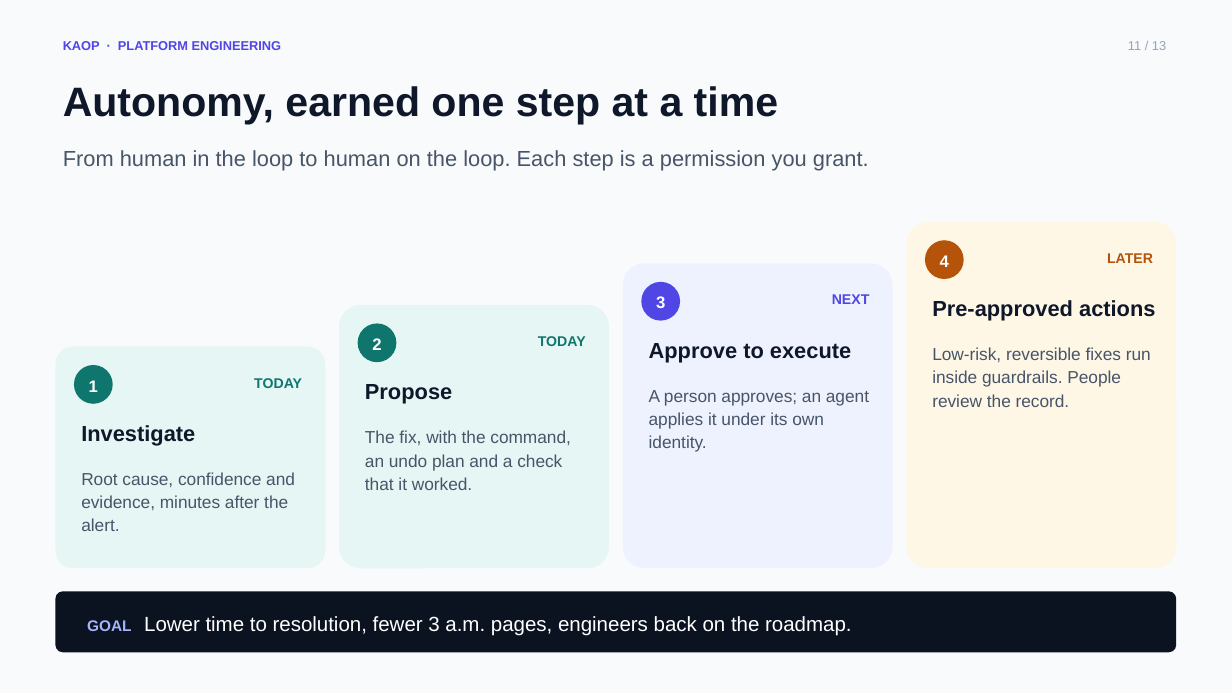
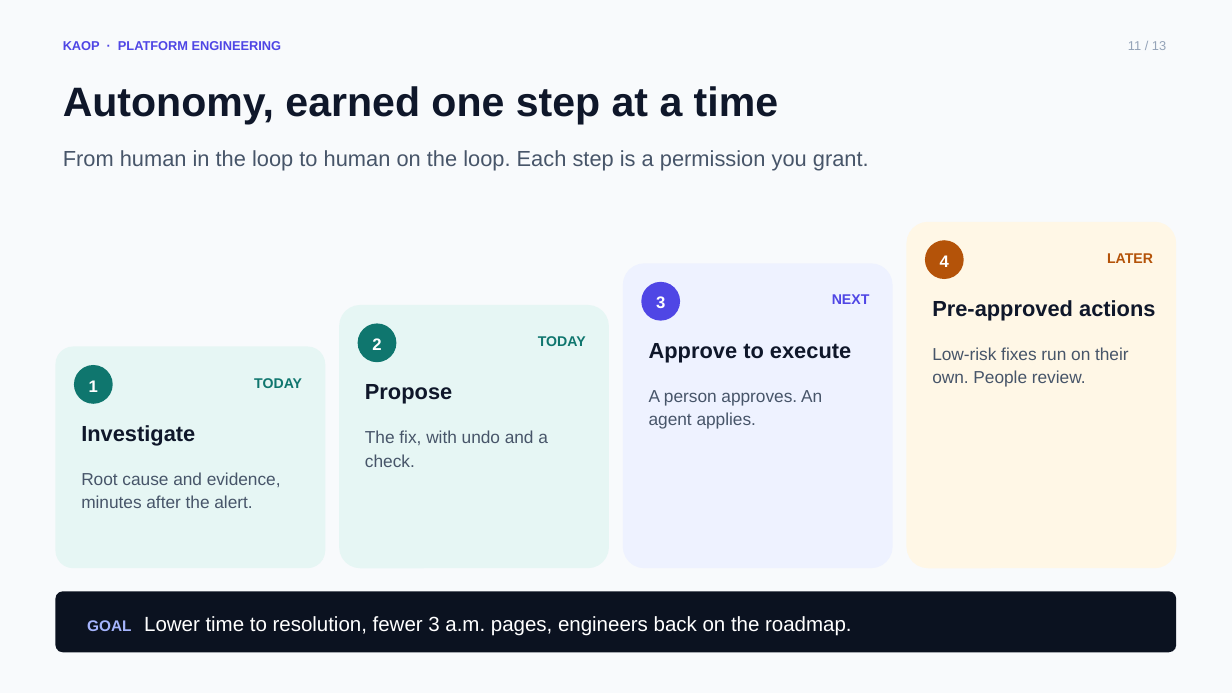
Before and after one commit to chizeni24/komodor-production-lab, a slide deck: slide 11 of docs/presentation/KAOP_Customer_Pitch.pptx. Drawn at 1232x693 pixels with LibreOffice and Linux fonts; fonts in the diff are those of the drawing. Boxes give left, top, right and bottom in pixels: in the first picture for what was removed or moved away, otherwise in the second. Text is boxed around its words. In the diff, an @@ line names an element or a change of style, - is before the commit and + after.

```diff
--- a/docs/presentation/KAOP_Customer_Pitch.pptx
+++ b/docs/presentation/KAOP_Customer_Pitch.pptx
@@ text at <box>932,347,1129,387</box>: text changed @@
-Low-risk, reversible fixes run inside guardrails. People review the record.
+Low-risk fixes run on their own. People review.
@@ text at <box>649,390,822,429</box>: text changed @@
-A person approves; an agent applies it under its own identity.
+A person approves. An agent applies.
@@ text at <box>365,430,548,467</box>: text changed @@
-The fix, with the command, an undo plan and a check that it worked.
+The fix, with undo and a check.
@@ text at <box>81,472,281,508</box>: text changed @@
-Root cause, confidence and evidence, minutes after the alert.
+Root cause and evidence, minutes after the alert.
```
Also in this commit, not shown: 2 other slides changed, 1 other file.
